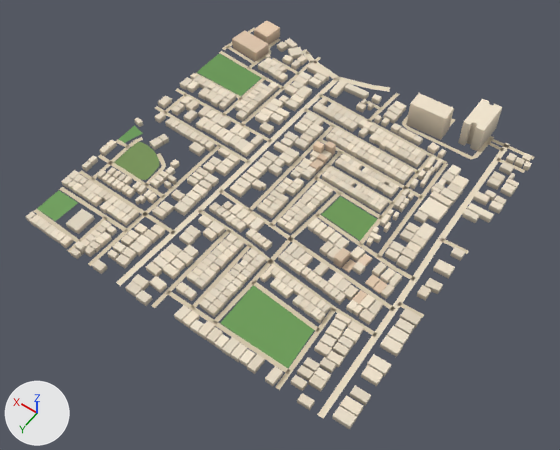
The glTF model public/assets/bengaluru-region-v1/tiles/t9_-16-l1.glb, before and after one commit.
Camera for both pictures: a 50 mm lens placed at (4356.0, -7182.0, 803.0), pointed at (4731.0, -7706.0, -21.0). The axes (+X, +Y, +Z) are drawn at lower left. The lights are the same throughout. The first picture is the older version.

The first picture shows 'building', 'ground'.
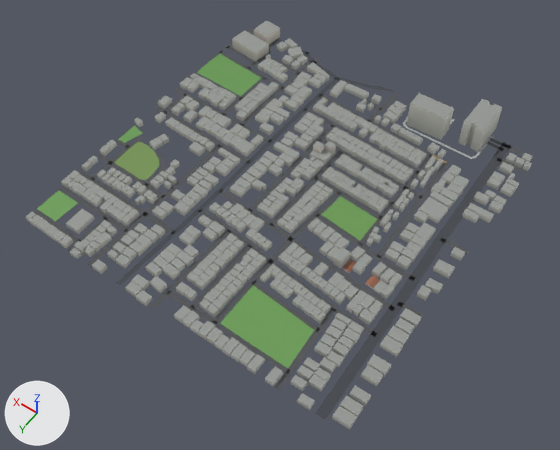
What differs and where, as boxes [x1, y1, x2, y2] in the pictures (560 x 450 px; the box of a moved part takes in the faces that stretch with it):
'ground', reshaped: before [33, 28, 534, 419]; after [33, 28, 534, 420]
part 1 of me_building, cut back: before [342, 259, 380, 289]; after [342, 260, 380, 289]
part 2 of me_building, recoloured (darker): [25, 21, 532, 429] in both
part 3 of me_ground, added: after [315, 62, 339, 79]
part 4 of me_ground, moved or reshaped: before [412, 240, 442, 281]; after [410, 239, 444, 282]
part 5 of me_ground, moved or reshaped: before [438, 158, 500, 240]; after [437, 157, 501, 240]
part 6 of me_ground, rebuilt (7% shorter): before [402, 115, 489, 160]; after [402, 117, 488, 159]
part 7 of me_ground, rebuilt: before [317, 290, 409, 419]; after [315, 289, 411, 420]
part 8 of me_ground, rebuilt (7% wider): before [337, 77, 390, 92]; after [337, 77, 394, 92]
part 9 of me_ground, rebuilt (33% wider, 9% taller): before [495, 149, 506, 159]; after [493, 149, 508, 160]
part 10 of me_ground, rebuilt (17% narrower, 9% shorter): before [304, 52, 315, 62]; after [305, 53, 314, 62]
part 11 of me_ground, rebuilt (29% wider, 14% taller): before [404, 279, 417, 292]; after [402, 278, 419, 293]
part 12 of me_ground, deleted: before [315, 62, 339, 80]
part 13 of me_ground, moved or reshaped: [195, 28, 309, 100] in both
part 14 of me_ground, moved or reshaped: before [59, 187, 176, 286]; after [33, 187, 176, 308]
part 15 of me_ground, moved or reshaped: [497, 146, 534, 173] in both
part 16 of me_ground, added: after [402, 241, 469, 318]
part 17 of me_ground, recoloured: [50, 28, 534, 390] in both

What changed in the scene script:
```text
Change me_building:
    used by ob_building; location = (4500.0, -8000.0, 0.0)
    remove me_building.from_pydata(...)  # 5306 vertices, 6641 faces; spans x -4.0..503.0, y -19.0..503.0, z 0.0..42.0
    add me_building.from_pydata(...)  # 5754 vertices, 8780 faces; spans x -4.0..503.0, y -19.0..503.0, z 0.0..42.0
    me_building part 1: 2 vertices moved within x 69.0..82.0, y 307.0..321.0, z 0.0; 8 vertices removed from x 69.0..117.0, y 302.0..322.0, z 3.0; 456 vertices added at x 69.0..117.0, y 302.0..322.0, z 0.0..3.0
    me_building part 2: 6621 kept faces spanning x -4.0..503.0, y -19.0..503.0, z 0.0..42.0 get new vertex colours
Change me_ground:
    used by ob_ground; location = (4500.0, -8000.0, 0.0)
    remove me_ground.from_pydata(...)  # 778 vertices, 624 faces; spans x 0.0..503.0, y -5.0..500.0, z 1.0
    add me_ground.from_pydata(...)  # 798 vertices, 642 faces; spans x 0.0..500.0, y 0.0..500.0, z 1.0
    me_ground part 3: the loose piece of 6 vertices spanning x 438.0..499.0, y 60.0..74.0, z 1.0 is copied, and the copy is scaled about its middle by (0.808, 1.19, 1), then moved by (-129.0, -47.0, 0.0); it spans x 314.0..364.0, y 12.0..29.0, z 1.0
    me_ground part 4: the loose piece of 6 vertices spanning x 31.0..42.0, y 211.0..281.0, z 1.0 is scaled about its middle by (1.64, 1, 1)
    me_ground part 5: the loose piece of 12 vertices spanning x 34.0..45.0, y 36.0..207.0, z 1.0 is scaled about its middle by (1.64, 1, 1)
    me_ground part 6: the loose piece of 28 vertices spanning x 64.0..188.0, y 0.0..59.0, z 1.0 is rebuilt with 28 vertices and now spans x 65.0..187.0, y 0.0..57.0, z 1.0
    me_ground part 7: the loose piece of 18 vertices spanning x 26.0..39.0, y 302.0..500.0, z 1.0 is rebuilt with 18 vertices and now spans x 23.0..41.0, y 302.0..500.0, z 1.0
    me_ground part 8: the loose piece of 8 vertices spanning x 235.0..316.0, y -5.0..30.0, z 1.0 is rebuilt with 10 vertices and now spans x 228.0..316.0, y 0.0..28.0, z 1.0
    me_ground part 9: the loose piece of 4 vertices spanning x 37.0..46.0, y 15.0..36.0, z 1.0 is rebuilt with 4 vertices and now spans x 35.0..48.0, y 15.0..36.0, z 1.0
    me_ground part 10: the loose piece of 4 vertices spanning x 366.0..390.0, y -1.0..19.0, z 1.0 is rebuilt with 4 vertices and now spans x 366.0..389.0, y 1.0..17.0, z 1.0
    me_ground part 11: the loose piece of 4 vertices spanning x 31.0..39.0, y 281.0..302.0, z 1.0 is rebuilt with 4 vertices and now spans x 28.0..42.0, y 281.0..302.0, z 1.0
    me_ground part 12: the loose piece of 6 vertices spanning x 314.0..365.0, y 10.0..30.0, z 1.0 is deleted
    me_ground part 13: 11 vertices moved from x 383.0..503.0, y 1.0..148.0, z 1.0 to x 389.0..500.0, y 0.0..148.0, z 1.0; 4 vertices removed from x 389.0..492.0, y -1.0..86.0, z 1.0; 8 vertices added at x 383.0..500.0, y 0.0..112.0, z 1.0
    me_ground part 14: 6 vertices moved from x 322.0..443.0, y 428.0..466.0, z 1.0 to x 323.0..446.0, y 428.0..491.0, z 1.0; 4 vertices removed from x 375.0..472.0, y 427.0..466.0, z 1.0; 12 vertices added at x 269.0..489.0, y 427.0..498.0, z 1.0
    me_ground part 15: 2 vertices moved from x 21.0, y 2.0..8.0, z 1.0 to x 3.0, y 2.0..8.0, z 1.0; 2 vertices removed from x 21.0, y 33.0..39.0, z 1.0; 2 vertices added at x 7.0, y 33.0..39.0, z 1.0
    me_ground part 16: 4 vertices added at x 1.0..2.0, y 203.0..325.0, z 1.0
    me_ground part 17: 415 kept faces spanning x 0.0..500.0, y 0.0..500.0, z 1.0 get new vertex colours; the middle colour goes from beige #d7c9ae to dark grey #535556
    other edits to the shape of me_ground do not show in these pictures
```
